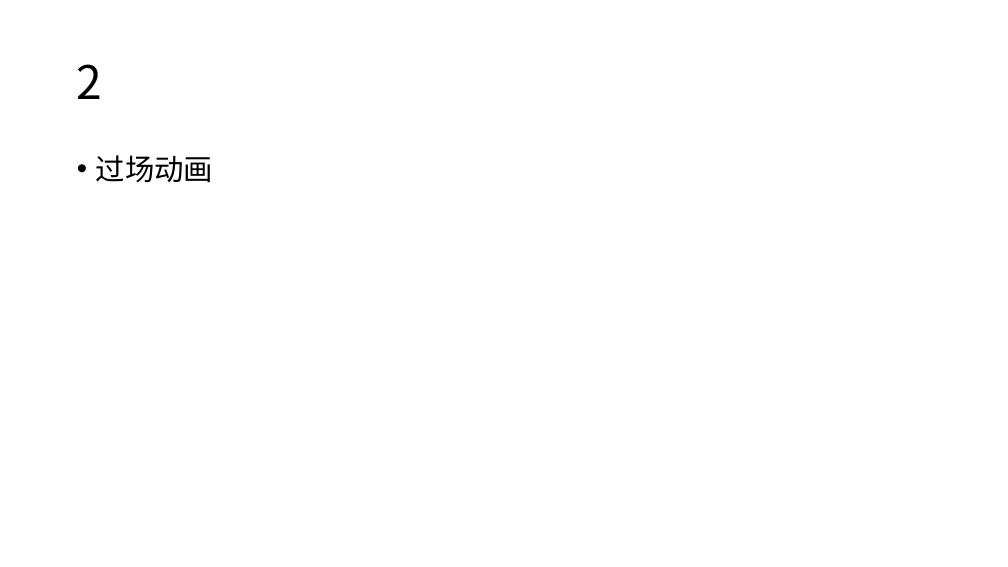
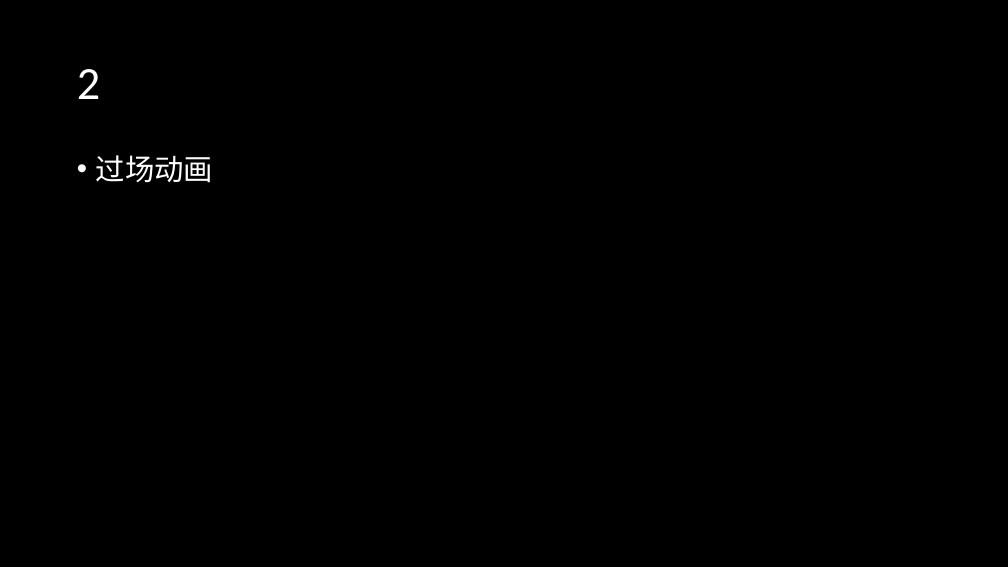
Before and after one commit to 117503445/CommentPPT, a slide deck: slide 2 of CommentPPT/TestPPT/Test1.pptx. Drawn at 1008x567 pixels with LibreOffice and Linux fonts; fonts in the diff are those of the drawing. Boxes give left, top, right and bottom in pixels: in the first picture for what was removed or moved away, otherwise in the second. Text is boxed around its words. In the diff, an @@ line names an element or a change of style, - is before the commit and + after.

```diff
--- a/CommentPPT/TestPPT/Test1.pptx
+++ b/CommentPPT/TestPPT/Test1.pptx
@@ background #FFFFFF to #000000 @@
@@ title "2" at bbox=[77, 69, 100, 99]: font Noto Sans CJK SC to Calibri, text colour #000000 to #FFFFFF @@
@@ text "过场动画" at bbox=[96, 155, 213, 183]: font Noto Sans CJK SC to Calibri, text colour #000000 to #FFFFFF @@
```
Also in this commit, not shown: 3 other files.
